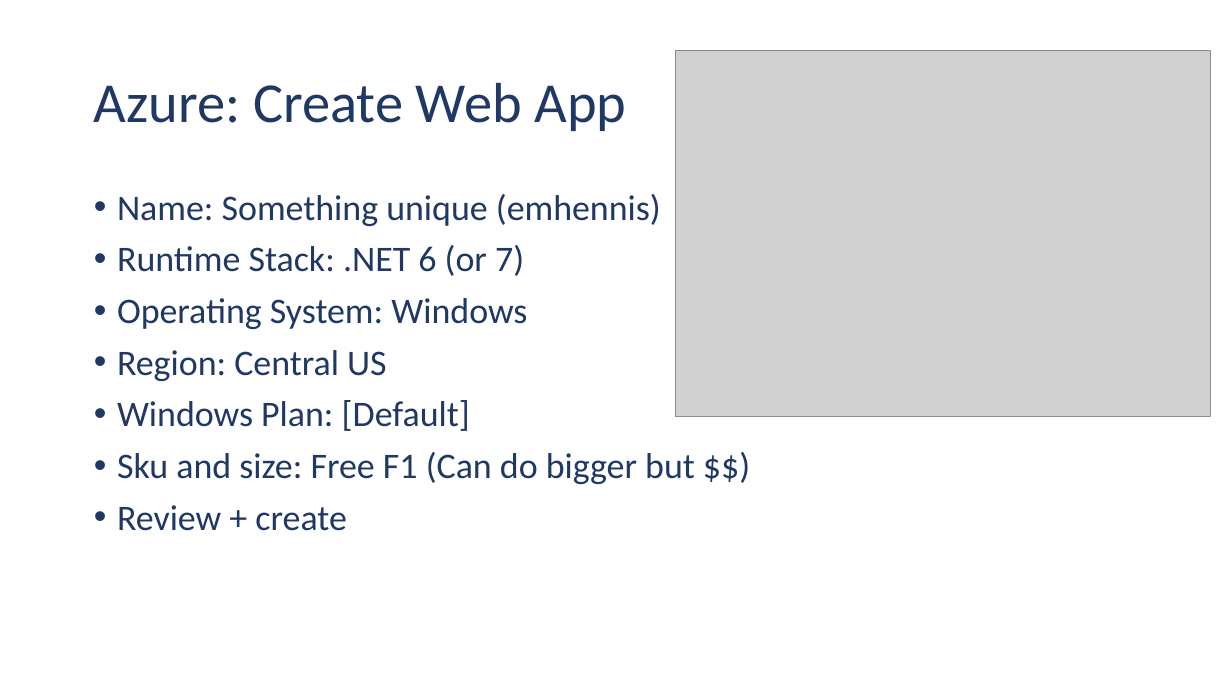
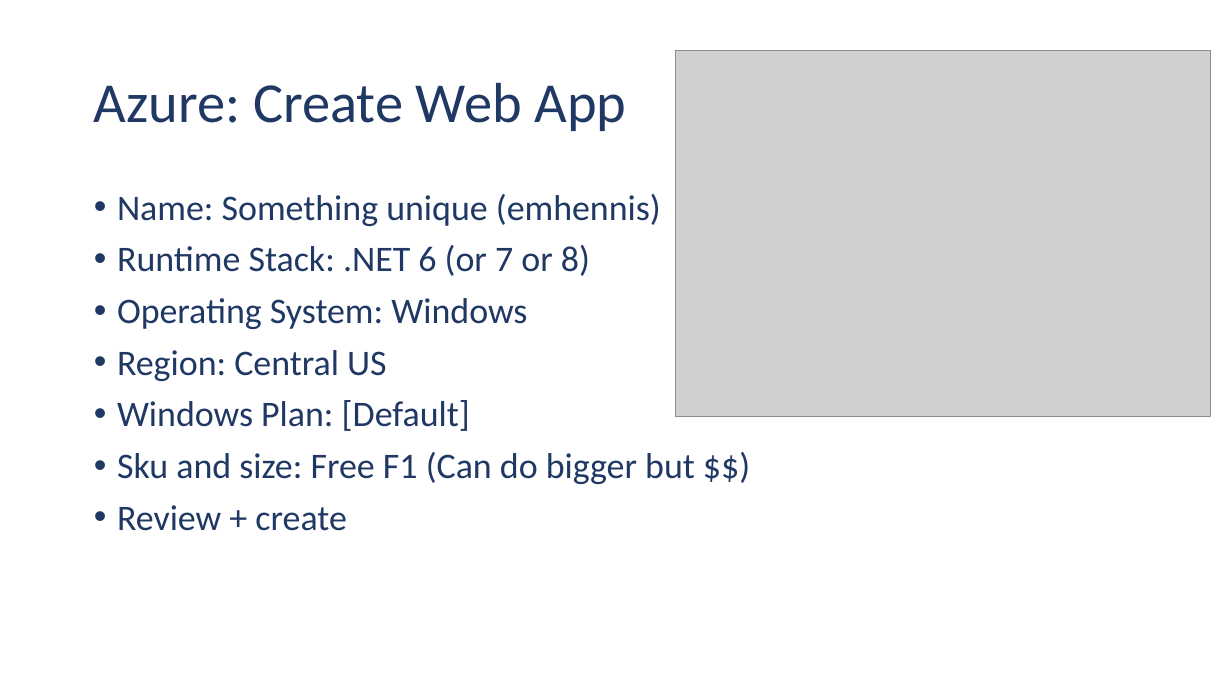
Before and after one commit to ehennis/CIS174, a slide deck: slide 7 of 2024-FALL/Week02.pptx. Drawn at 1232x693 pixels with LibreOffice and Linux fonts; fonts in the diff are those of the drawing; grey boxes stand for pictures. Boxes give left, top, right and bottom in pixels: in the first picture for what was removed or moved away, otherwise in the second. Text is boxed around its words. In the diff, an @@ line names an element or a change of style, - is before the commit and + after.

Commit message:
Updated file

```diff
--- a/2024-FALL/Week02.pptx
+++ b/2024-FALL/Week02.pptx
@@ text at (x1=117, y1=245, x2=590, y2=276): text changed @@
-• Runtime Stack: .NET 6 (or 7)
+• Runtime Stack: .NET 6 (or 7 or 8)
```
Also in this commit, not shown: 1 other slide changed.
